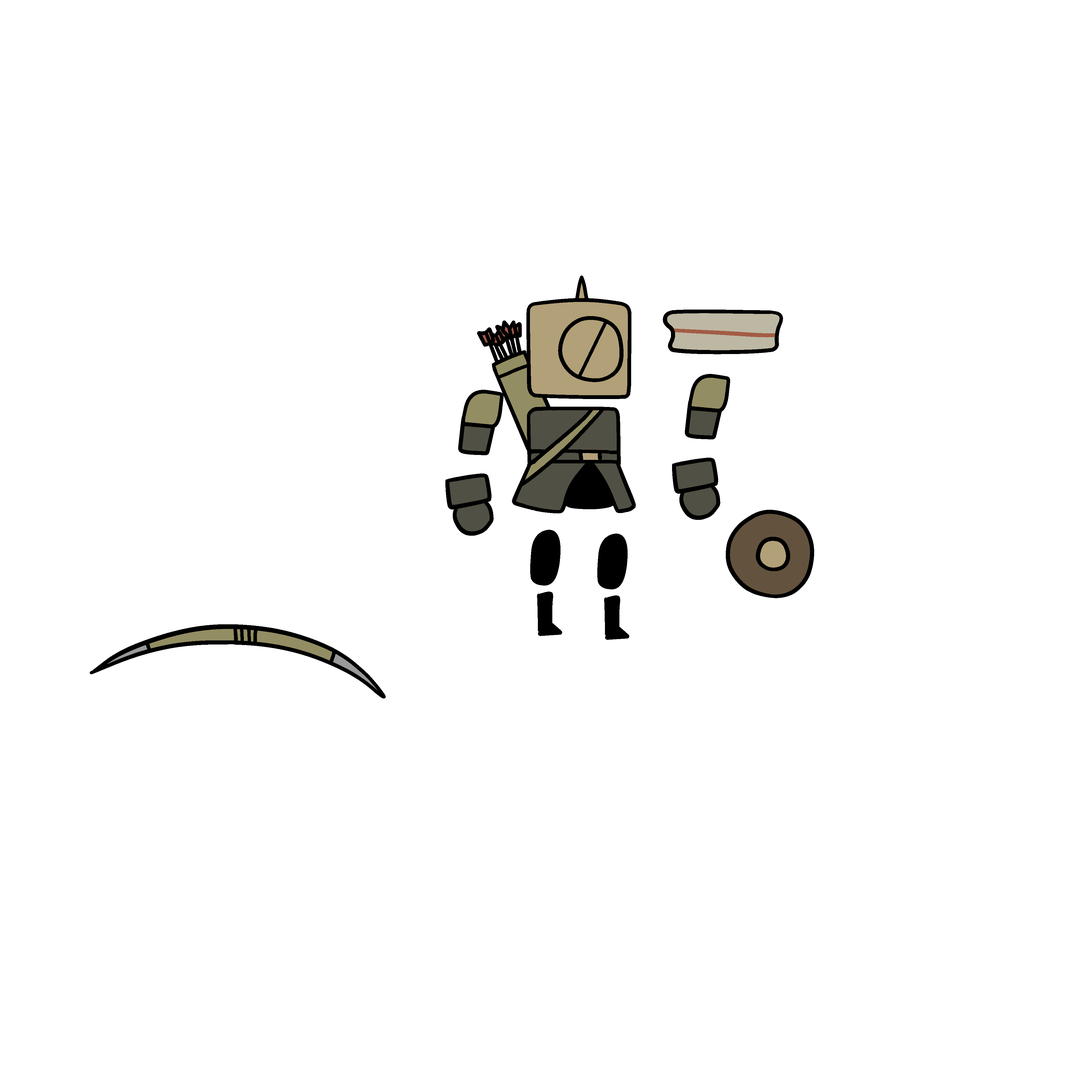
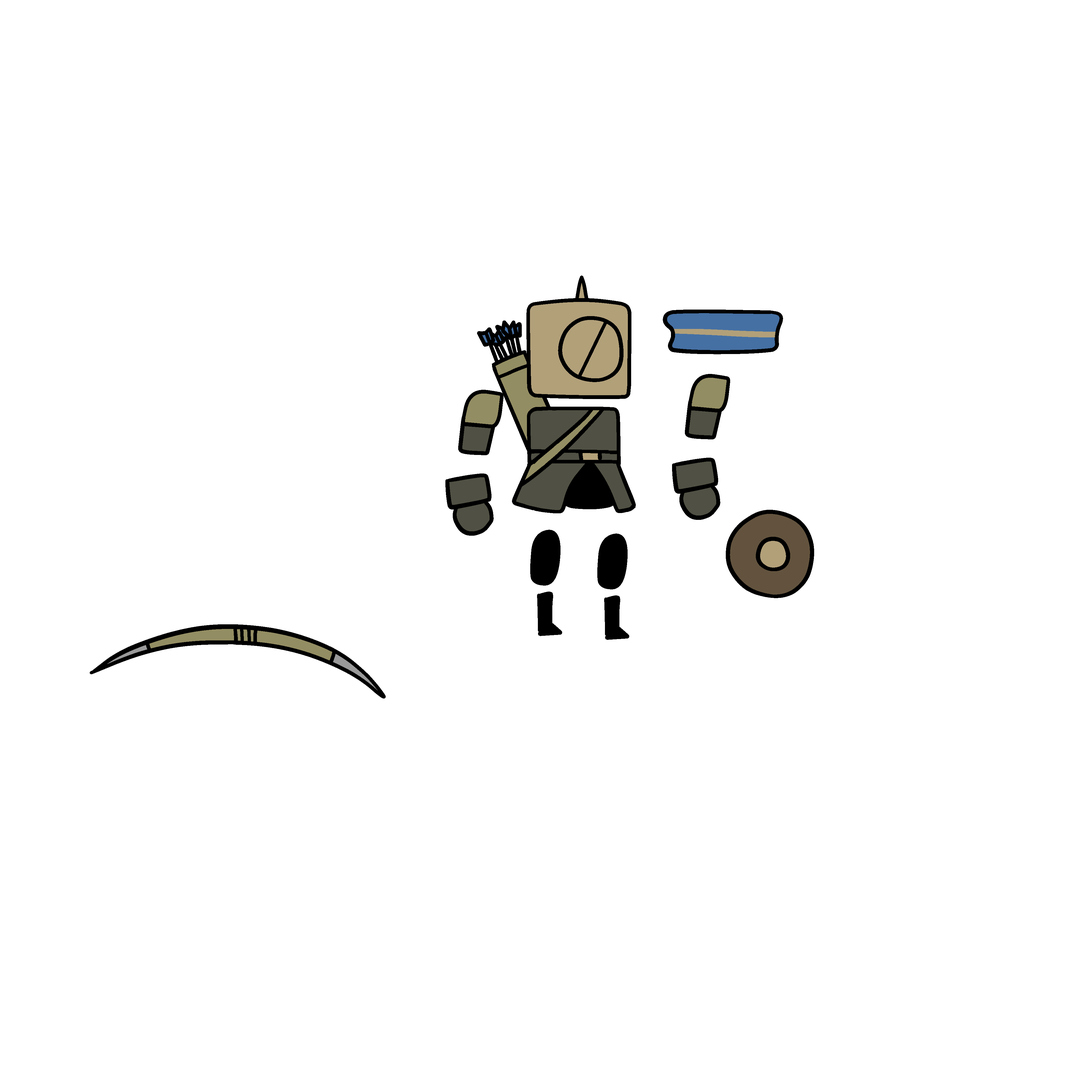
Comparing the layer stacks of the two 1091 × 1091 images. Changes:
painted on "body" over [482, 326, 519, 344]
painted on "cape" over [667, 313, 780, 351]
